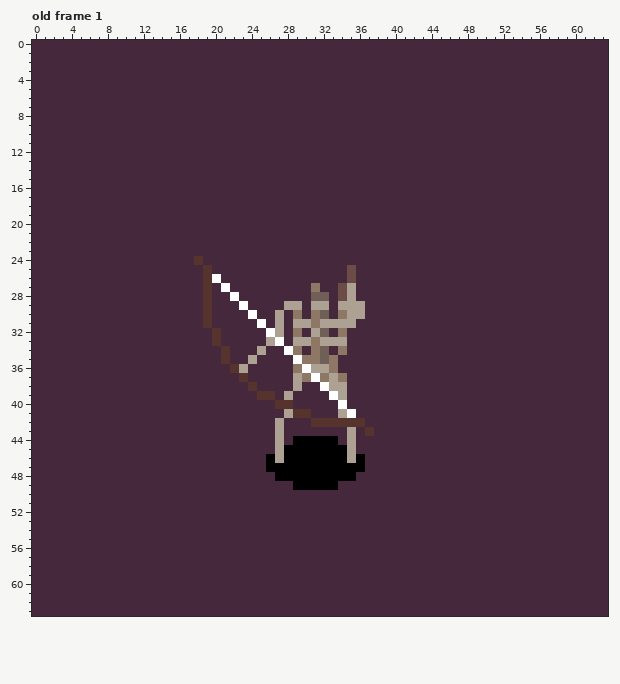
Two states of a pixel-art file, assets/aseprite/skeleton/skeleton_ranged_bow_attack.ase. This is how it looked before the edit.
64x64 pixels, 1 frame. Shown: old frame 1. The commit also changed other frames, which this record leaves out.
After the commit:
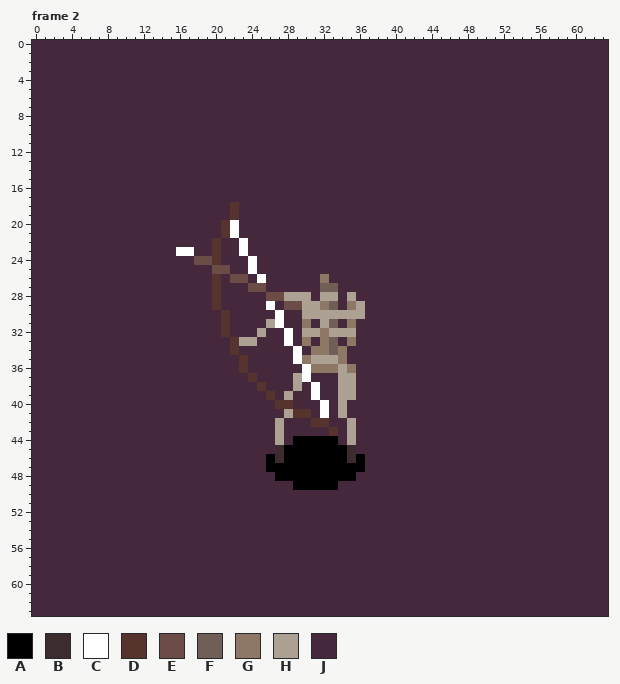
Palette (. is transparent): A #000000  B #3d2c2e  C #ffffff  D #56342d  E #6c4c46  F #705f57  G #8f7765  H #ada194  J #45283c
A new or re-ordered frame is compared with the old frame closest to it.
Diff:
frames 1 -> 3
layer "back (arms)/back_arms/arms" now shown
layer "body/boots" now shown
--- frame 2 is new; against old frame 1
@@ x 14..39 @@
 17 JJJJJJJJJJJJJJJJJJJJJJJJJJ
-18 JJJJJJJJJJJJJJJJJJJJJJJJJJ
-19 JJJJJJJJJJJJJJJJJJJJJJJJJJ
-20 JJJJJJJJJJJJJJJJJJJJJJJJJJ
-21 JJJJJJJJJJJJJJJJJJJJJJJJJJ
-22 JJJJJJJJJJJJJJJJJJJJJJJJJJ
-23 JJJJJJJJJJJJJJJJJJJJJJJJJJ
-24 JJJJDJJJJJJJJJJJJJJJJJJJJJ
-25 JJJJJDJJJJJJJJJJJJJJJEJJJJ
-26 JJJJJDCJJJJJJJJJJJJJJEJJJJ
-27 JJJJJDJCJJJJJJJJJGJJEHJJJJ
-28 JJJJJDJJCJJJJJJJJFFJEHJJJJ
-29 JJJJJDJJJCJJJJHHJHHJHHHJJJ
-30 JJJJJDJJJJCJJHJGJGFJGHHJJJ
-31 JJJJJDJJJJJCJHJHHGHHHHJJJJ
-32 JJJJJJDJJJJJCHJGJHFJGJJJJJ
-33 JJJJJJDJJJJJHCJHHGHHHJJJJJ
-34 JJJJJJJDJJJHJJCGJGFJGJJJJJ
-35 JJJJJJJDJJHJJJJCGGFGJJJJJJ
-36 JJJJJJJJDHJJJJJGCHHGJJJJJJ
-37 JJJJJJJJJDJJJJJHGCGHGJJJJJ
-38 JJJJJJJJJJDJJJJHJJCHHJJJJJ
-39 JJJJJJJJJJJDDJHJJJJCHJJJJJ
-40 JJJJJJJJJJJJJDDJJJJJCJJJJJ
-41 JJJJJJJJJJJJJJHDDJJJHCJJJJ
-42 JJJJJJJJJJJJJHJJJDDDDDDJJJ
-43 JJJJJJJJJJJJJHJJJJJJJHJDJJ
+18 JJJJJJJJDJJJJJJJJJJJJJJJJJ
+19 JJJJJJJJDJJJJJJJJJJJJJJJJJ
+20 JJJJJJJDCJJJJJJJJJJJJJJJJJ
+21 JJJJJJJDCJJJJJJJJJJJJJJJJJ
+22 JJJJJJDJJCJJJJJJJJJJJJJJJJ
+23 JJCCJJDJJCJJJJJJJJJJJJJJJJ
+24 JJJJEEDJJJCJJJJJJJJJJJJJJJ
+25 JJJJJJEEJJCJJJJJJJJJJJJJJJ
+26 JJJJJJDJEEJCJJJJJJGJJJJJJJ
+27 JJJJJJDJJJEEJJJJJJFFJJJJJJ
+28 JJJJJJDJJJJJEEHHHJHHJHJJJJ
+29 JJJJJJDJJJJJCJEEHHGFJGHJJJ
+30 JJJJJJJDJJJJJCJJHHHHHHHJJJ
+31 JJJJJJJDJJJJHCJJGJHFJGJJJJ
+32 JJJJJJJDJJJHJJCJHHGHHHJJJJ
+33 JJJJJJJJDHHJJJCJGJGFJGJJJJ
+34 JJJJJJJJDJJJJJJCJGGFGJJJJJ
+35 JJJJJJJJJDJJJJJCGHHHGJJJJJ
+36 JJJJJJJJJDJJJJJJCGGGHGJJJJ
+37 JJJJJJJJJJDJJJJHCJJJHHJJJJ
+38 JJJJJJJJJJJDJJJHJCJJHHJJJJ
+39 JJJJJJJJJJJJDJHJJCJJHHJJJJ
+40 JJJJJJJJJJJJJDDJJJCJHJJJJJ
+41 JJJJJJJJJJJJJJHDDJCJHJJJJJ
+42 JJJJJJJJJJJJJHJJJDDJJHJJJJ
+43 JJJJJJJJJJJJJHJJJJJDJHJJJJ
 44 JJJJJJJJJJJJJHJAAAAAJHJJJJ
-45 JJJJJJJJJJJJJHAAAAAAAHJJJJ
-46 JJJJJJJJJJJJAHAAAAAAAHAJJJ
+45 JJJJJJJJJJJJJBAAAAAAABJJJJ
+46 JJJJJJJJJJJJABAAAAAAABAJJJ
 47 JJJJJJJJJJJJAAAAAAAAAAAJJJ
Pixel boxes of the changes (left, top, right, bottom) in both pictures:
changed: (176, 202, 374, 463)
